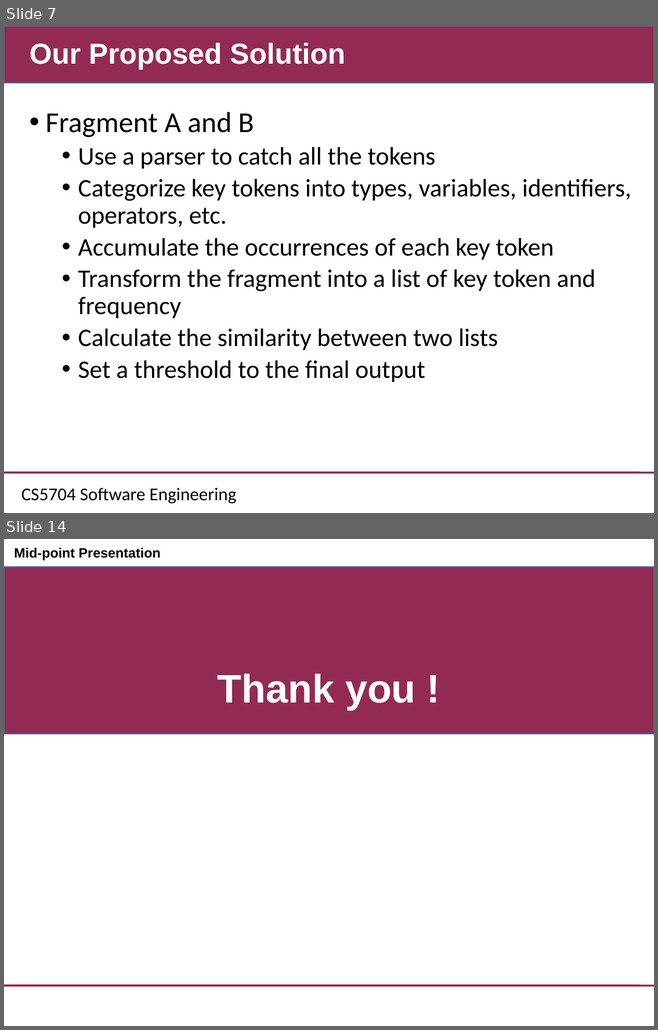
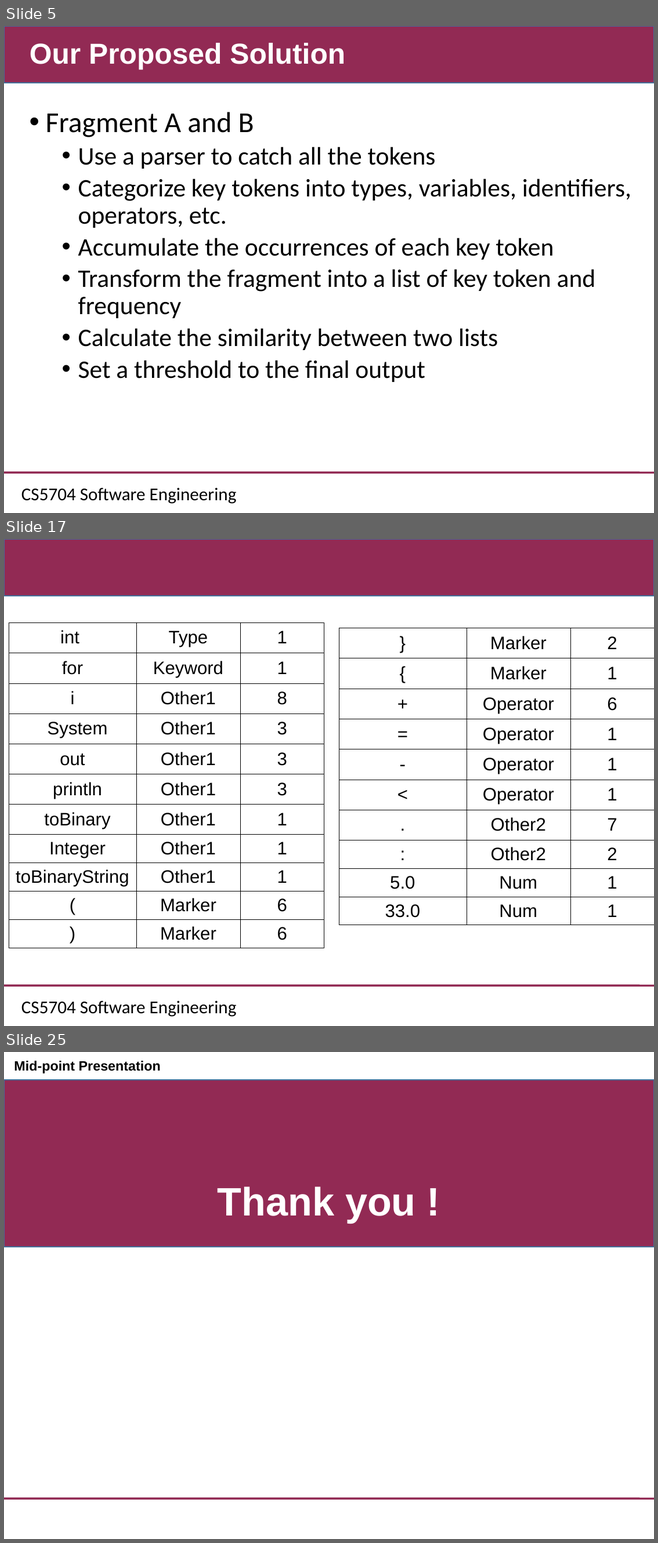
Before and after one commit to CSCC5704/Documents, a slide deck: CS5704_midpresentation.ppt. Shown one above the other, each under a label of ours: slides 7 and 14 before the commit, slides 5, 17 and 25 after it; the slides between them are not shown. The pictures are 658x1030 and 658x1543 pixels, drawn with LibreOffice and Linux fonts; fonts in the diff are those of the drawing; background and template pictures are left out. Boxes give left, top, right and bottom in pixels: in the first picture for what was removed or moved away, otherwise in the second. Text is boxed around its words. In the diff, an @@ line names an element or a change of style, - is before the commit and + after.

```diff
--- a/CS5704_midpresentation.ppt
+++ b/CS5704_midpresentation.ppt
@@ slide 17 added at <box>4,539,654,1026</box>, background #FFFFFF; not listed: 3 template elements that a slide beside it also shows @@
@@ table added at <box>9,622,324,947</box>, 11 rows, 3 columns @@
+int | Type | 1
+for | Keyword | 1
+i | Other1 | 8
+System | Other1 | 3
+out | Other1 | 3
+println | Other1 | 3
+toBinary | Other1 | 1
+Integer | Other1 | 1
+toBinaryString | Other1 | 1
+( | Marker | 6
+) | Marker | 6
@@ table added at <box>339,628,654,925</box>, 10 rows, 3 columns @@
+} | Marker | 2
+{ | Marker | 1
++ | Operator | 6
+= | Operator | 1
+- | Operator | 1
+< | Operator | 1
+. | Other2 | 7
+: | Other2 | 2
+5.0 | Num | 1
+33.0 | Num | 1
@@ what was slide 7 is now slide 5 @@
@@ what was slide 14 is now slide 25 @@
```
Also in this commit, not shown: 7 slides changed, 14 other slides added, 4 slides removed, 1 other file.
